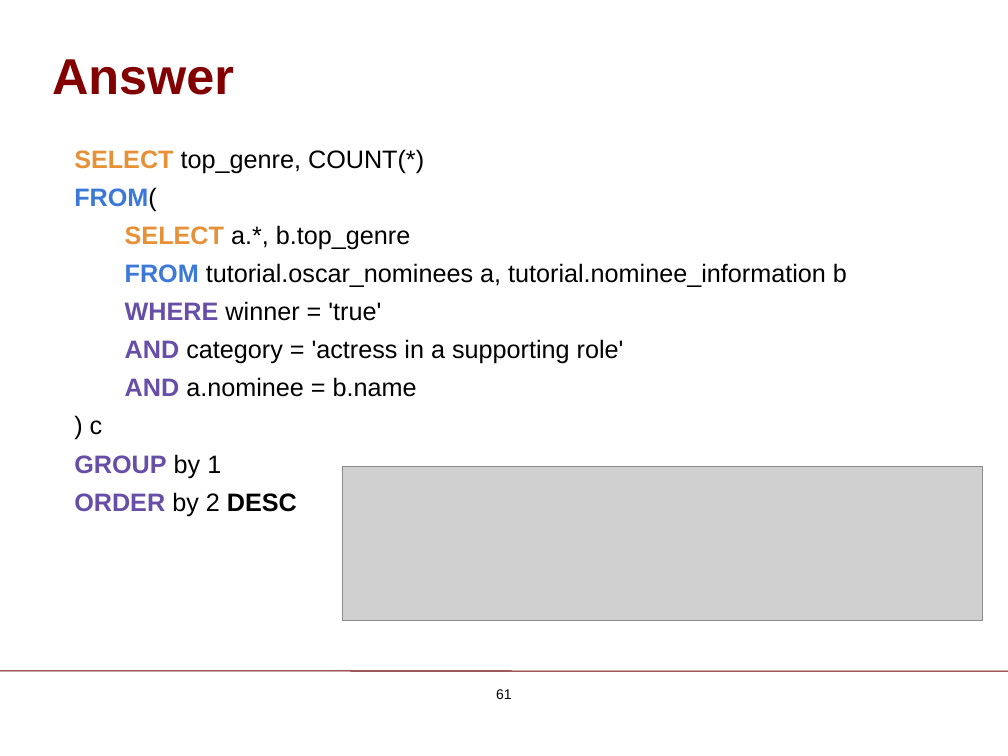
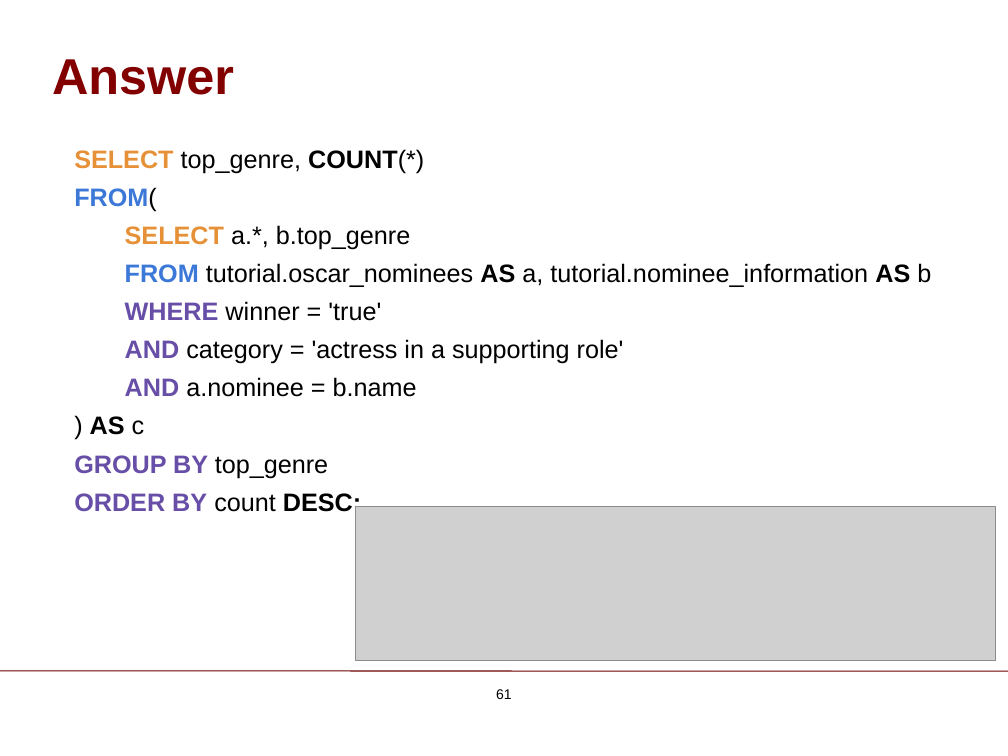
Before and after one commit to ChicagoBoothAnalytics/site, a slide deck: slide 61 of zzz MEDIA/SQL Basics.pptx. Drawn at 1008x756 pixels with LibreOffice and Linux fonts; fonts in the diff are those of the drawing; grey boxes stand for pictures; background and template pictures are left out. Boxes give left, top, right and bottom in pixels: in the first picture for what was removed or moved away, otherwise in the second. Text is boxed around its words. In the diff, an @@ line names an element or a change of style, - is before the commit and + after.

```diff
--- a/zzz MEDIA/SQL Basics.pptx
+++ b/zzz MEDIA/SQL Basics.pptx
@@ text at bbox=[74, 149, 424, 173]: bold on in "COUNT(*)" @@
@@ text at bbox=[125, 263, 931, 287]: text changed @@
-FROM tutorial.oscar_nominees a, tutorial.nominee_information b
+FROM tutorial.oscar_nominees AS a, tutorial.nominee_information AS b
@@ text at bbox=[74, 416, 361, 516]: text changed @@
-) c
-GROUP by 1
-ORDER by 2 DESC
+) AS c
+GROUP BY top_genre
+ORDER BY count DESC;
@@ picture: place and size @@
-picture at bbox=[343, 467, 983, 620]
+picture at bbox=[356, 507, 996, 660]
```
Also in this commit, not shown: 43 other slides changed, 1 other file.
